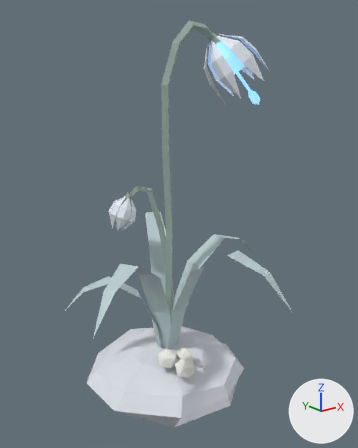
What one commit did to the FBX model unity/InvisibilityPotionAssets/Assets/Models/plant_t2_a.fbx.
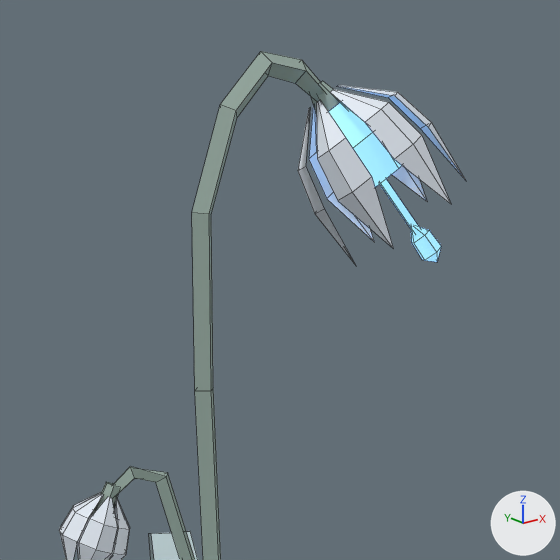
Each version appears first whole from a 50 mm camera at (-0.351, -0.464, 0.383) aimed at (0.008, -0.015, 0.204), and next in a close-up on the part from 24% to 86% of the width and 0% to 50% of the height. The lights are fixed; the arrows at lower right show +X, +Y and +Z. The first two pictures are the older version. The close-ups show mesh edges as thin lines. Vertices at exactly the same position are counted once.

In view in the first close-up: 'plant_t2_a'.
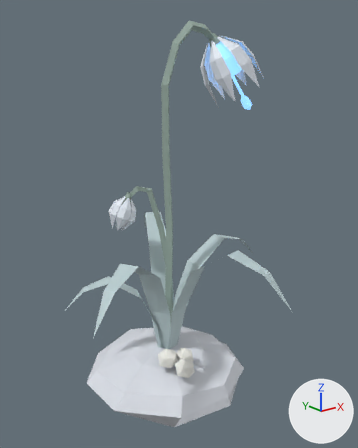
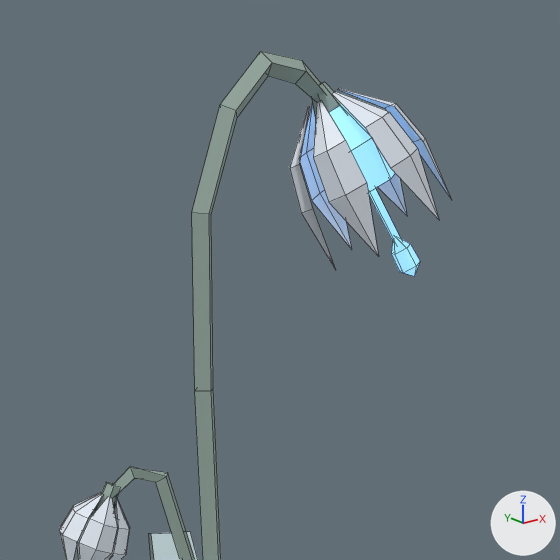
Diff of the bpy script that builds the scene:
```diff
--- a/unity/InvisibilityPotionAssets/Assets/Models/plant_t2_a.fbx.py
+++ b/unity/InvisibilityPotionAssets/Assets/Models/plant_t2_a.fbx.py
@@ me_plant_t2_a @@
 me_plant_t2_a.from_pydata(...)  # 378 vertices, 295 faces; spans x -15.2..15.8, y -1.4..43.5, z -16.0..17.6
 # used by ob_plant_t2_a; location = (0.0, 0.0, 0.0); rotation_euler = (1.571, 0.0, 0.0), in degrees (90, 0, 0); scale = (0.01, 0.01, 0.01)
+# me_plant_t2_a part 1: the loose piece of 10 vertices spanning x 7.7..12.9, y 37.9..42.2, z 0.3..4.1 is multiplied about its middle by the matrix ((0.991, 0.108, 0.079), (-0.102, 0.992, -0.073), (-0.087, 0.065, 0.994)), then moved by (0.0, -0.5, -0.4)
+# me_plant_t2_a part 2: the loose piece of 10 vertices spanning x 7.0..10.2, y 36.9..42.0, z 0.7..5.6 is multiplied about its middle by the matrix ((0.991, 0.108, 0.079), (-0.102, 0.992, -0.073), (-0.087, 0.065, 0.994)), then moved by (0.0, -0.4, -0.3)
+# me_plant_t2_a part 3: the loose piece of 10 vertices spanning x 5.8..8.1, y 34.9..41.5, z 0.3..4.1 is multiplied about its middle by the matrix ((0.991, 0.108, 0.079), (-0.102, 0.992, -0.073), (-0.087, 0.065, 0.994)), then moved by (-0.2, -0.1, -0.2)
+# me_plant_t2_a part 4: the loose piece of 10 vertices spanning x 6.0..8.7, y 33.9..41.2, z -1.2..1.0 is multiplied about its middle by the matrix ((0.991, 0.108, 0.079), (-0.102, 0.992, -0.073), (-0.087, 0.065, 0.994)), then moved by (-0.5, 0.0, -0.3)
+# me_plant_t2_a part 5: the loose piece of 10 vertices spanning x 7.3..11.4, y 34.9..41.5, z -2.1..-0.5 is multiplied about its middle by the matrix ((0.991, 0.108, 0.079), (-0.102, 0.992, -0.073), (-0.087, 0.065, 0.994)), then moved by (-0.5, -0.1, -0.4)
+# me_plant_t2_a part 6: the loose piece of 10 vertices spanning x 7.9..13.5, y 36.9..42.0, z -1.2..1.0 is multiplied about its middle by the matrix ((0.991, 0.108, 0.079), (-0.102, 0.992, -0.073), (-0.087, 0.065, 0.994)), then moved by (-0.3, -0.4, -0.4)
+# me_plant_t2_a part 7: the loose piece of 12 vertices spanning x 6.6..8.6, y 40.2..42.4, z -0.6..1.3 is multiplied about its middle by the matrix ((0.991, 0.108, 0.079), (-0.102, 0.992, -0.073), (-0.087, 0.065, 0.994)), then moved by (0.0, -0.1, -0.1)
+# me_plant_t2_a part 8: the loose piece of 18 vertices spanning x 6.9..10.9, y 37.0..41.7, z -0.7..3.2 is multiplied about its middle by the matrix ((0.991, 0.108, 0.079), (-0.102, 0.992, -0.073), (-0.087, 0.065, 0.994)), then moved by (-0.2, -0.3, -0.3)
+# me_plant_t2_a part 9: the loose piece of 6 vertices spanning x 8.0..11.2, y 35.4..40.3, z 0.5..2.9 is scaled about its middle by (0.875, 1.09, 0.736), then moved by (-0.3, -0.4, -0.5)
+# me_plant_t2_a part 10: the loose piece of 12 vertices spanning x 10.7..12.1, y 34.1..35.9, z 2.4..3.7 is multiplied about its middle by the matrix ((0.991, 0.108, 0.079), (-0.102, 0.992, -0.073), (-0.087, 0.065, 0.994)), then moved by (-0.5, -0.6, -0.8)
 me_plant_t2_a.materials.append(mat_baldr_snow)
```

What differs and where, as boxes (x1, y1, x2, y2) in the close-ups (560 x 560 px; the box of a moved part takes in the faces that stretch with it):
'plant_t2_a', reshaped
    before: (59, 51, 465, 560)
    after: (59, 51, 451, 560)
part 1 of me_plant_t2_a, moved or reshaped
    before: (337, 85, 465, 179)
    after: (338, 88, 451, 199)
part 2 of me_plant_t2_a, moved or reshaped
    before: (331, 89, 451, 204)
    after: (332, 91, 439, 219)
part 3 of me_plant_t2_a, moved or reshaped
    before: (316, 100, 393, 248)
    after: (313, 101, 379, 256)
part 4 of me_plant_t2_a, moved or reshaped
    before: (298, 108, 355, 264)
    after: (290, 107, 336, 270)
part 5 of me_plant_t2_a, moved or reshaped
    before: (309, 105, 374, 241)
    after: (300, 104, 352, 249)
part 6 of me_plant_t2_a, moved or reshaped
    before: (392, 166, 427, 201)
    after: (378, 174, 407, 215)
part 7 of me_plant_t2_a, moved or reshaped
    before: (311, 81, 341, 112)
    after: (311, 82, 341, 119)
part 8 of me_plant_t2_a, moved or reshaped
    before: (329, 102, 402, 187)
    after: (315, 104, 395, 192)
part 9 of me_plant_t2_a, moved or reshaped
    before: (380, 179, 419, 232)
    after: (368, 189, 401, 243)
part 10 of me_plant_t2_a, moved or reshaped
    before: (411, 226, 441, 262)
    after: (391, 238, 420, 276)
